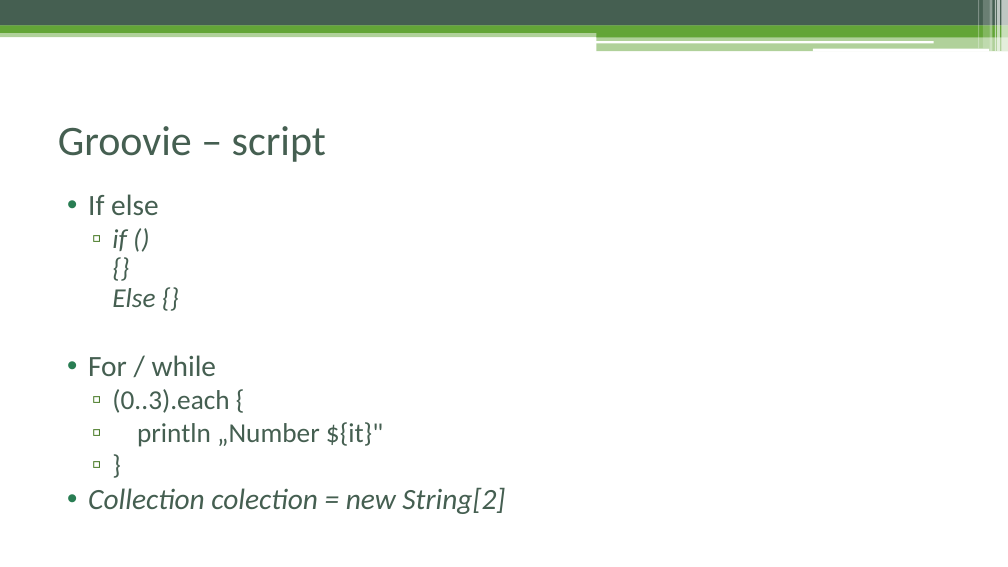
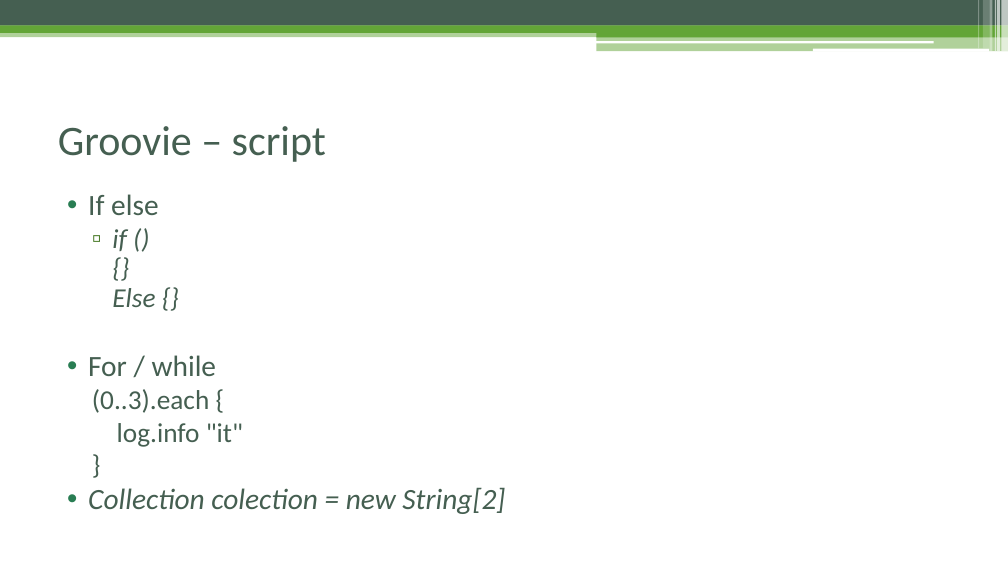
Before and after one commit to czyzyk29/SoapUI_Workshop, a slide deck: slide 46 of Warsztat_soapUI.pptx. Drawn at 1008x567 pixels with LibreOffice and Linux fonts; fonts in the diff are those of the drawing. Boxes give left, top, right and bottom in pixels: in the first picture for what was removed or moved away, otherwise in the second. Text is boxed around its words. In the diff, an @@ line names an element or a change of style, - is before the commit and + after.

```diff
--- a/Warsztat_soapUI.pptx
+++ b/Warsztat_soapUI.pptx
@@ text at bbox=[92, 389, 209, 413]: bullet ▫ to none @@
@@ text at bbox=[117, 423, 243, 447]: text changed @@
-  ▫ println „Number ${it}"
+  log.info "it"
```
Also in this commit, not shown: 15 other slides changed, 2 slides added, 10 other files.
